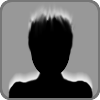
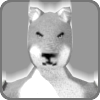
Comparing the layer stacks of the two 100×100 images. Changes:
added layer "Char2Head" above "Char2HeadFX" over (2, 6, 98, 98)
added layer "Char2HeadFX" above "Char#Head" over (2, 0, 98, 98)
renamed "Char2Head" to "Char#Head", hid it over (8, 5, 93, 98)
renamed "Char2HeadFX" to "Char#HeadFX", hid it over (8, 0, 93, 98)
